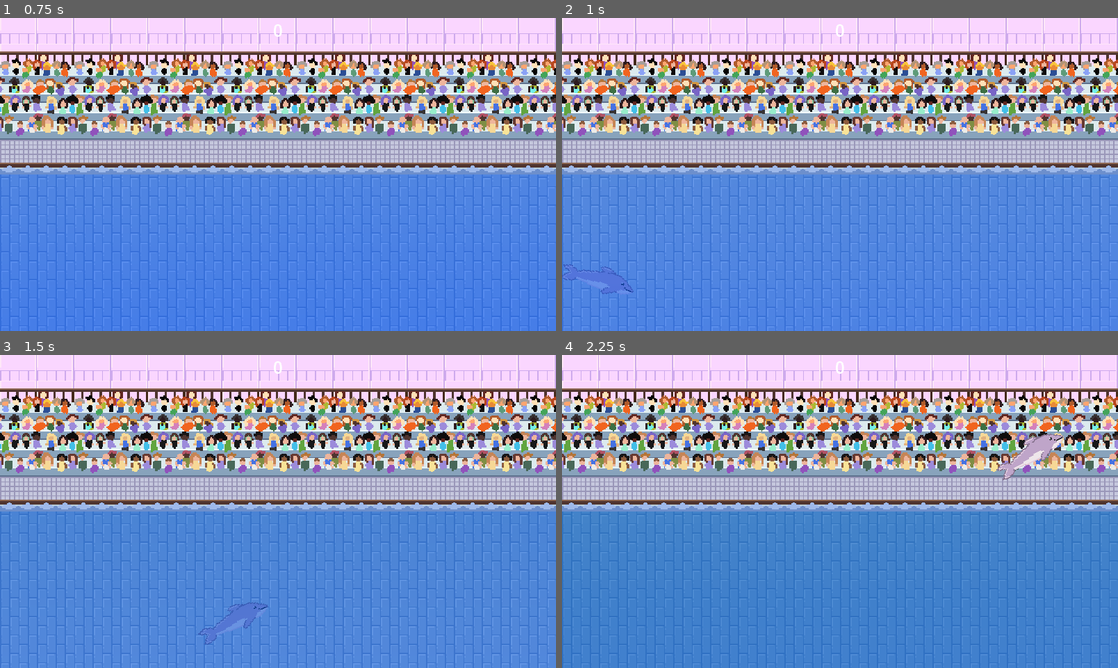
Above: before the commit, frames 1-4 (two rows, left to right).
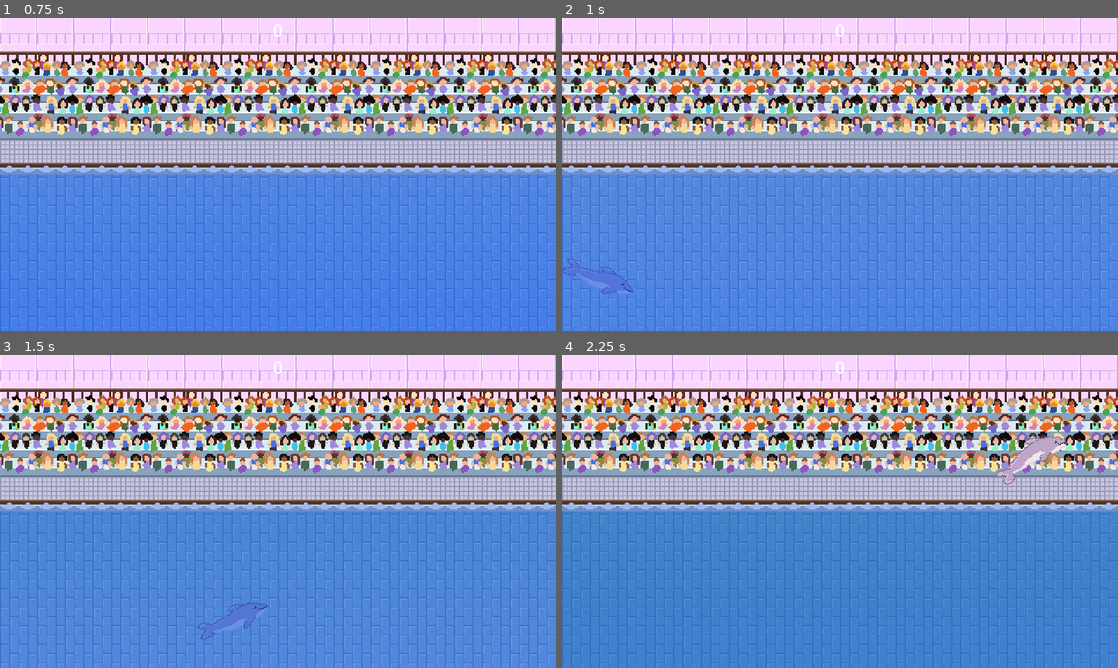
Above: after the commit, the same moments.

Repository: Kugelpanzer/GGJ-2024
Game: Godot game, scene res://Main.tscn
The game is run twice, just before and just after one commit, with the same random seed, the same clock (stepped at 60 frames per second) and the same inputs.
Inputs (mouse positions are in pixels of both pictures, inside the frame that each line leads up to):
- Up to frame 1 (0.75 s): click "Start" at 0.5 s
- Up to frame 2 (1 s): no input
- Up to frame 3 (1.5 s): move the mouse to (400, 495) at 1.27 s
- Up to frame 4 (2.25 s): move the mouse to (728, 527) at 2.02 s

Frame 1 is identical in both runs. In frame 2, 0.1% of the frame differs, in the area x 0-6%, y 76-84%; in frame 3, 0.1%; in frame 4, 0.4%, in the area x 78-91%, y 25-42%.

Commit message:
dolphin animations finished

Diff:
--- a/Dolphin.gd
+++ b/Dolphin.gd
@@ -24,6 +24,8 @@
 
 func _process(delta):
 	if in_water:
+		if $AnimatedSprite2D.get_animation() != "swim":
+			$AnimatedSprite2D.play("swim")
 		#find direction from dolphin to cursor, acceleration is in that direction
 		var direction_to_cursor = get_viewport().get_mouse_position() - position
 		var acceleration_vector = direction_to_cursor.normalized() * acceleration
@@ -40,6 +42,8 @@
 		if velocity.length() < min_speed:
 			velocity = velocity.normalized() * min_speed
 	else:
+		if $AnimatedSprite2D.get_animation() != "jump":
+			$AnimatedSprite2D.play("jump")
 		#out of water just fall down
 		velocity += Vector2.DOWN * gravity_acceleration * delta
 
--- a/Dolphin.tscn
+++ b/Dolphin.tscn
@@ -73,7 +73,7 @@
 scale = Vector2(4.804, 4)
 sprite_frames = SubResource("1")
 animation = &"swim"
-frame_progress = 0.616292
+frame_progress = 0.84419
 
 [node name="CollisionShape2D" type="CollisionShape2D" parent="."]
 rotation = 1.5708
